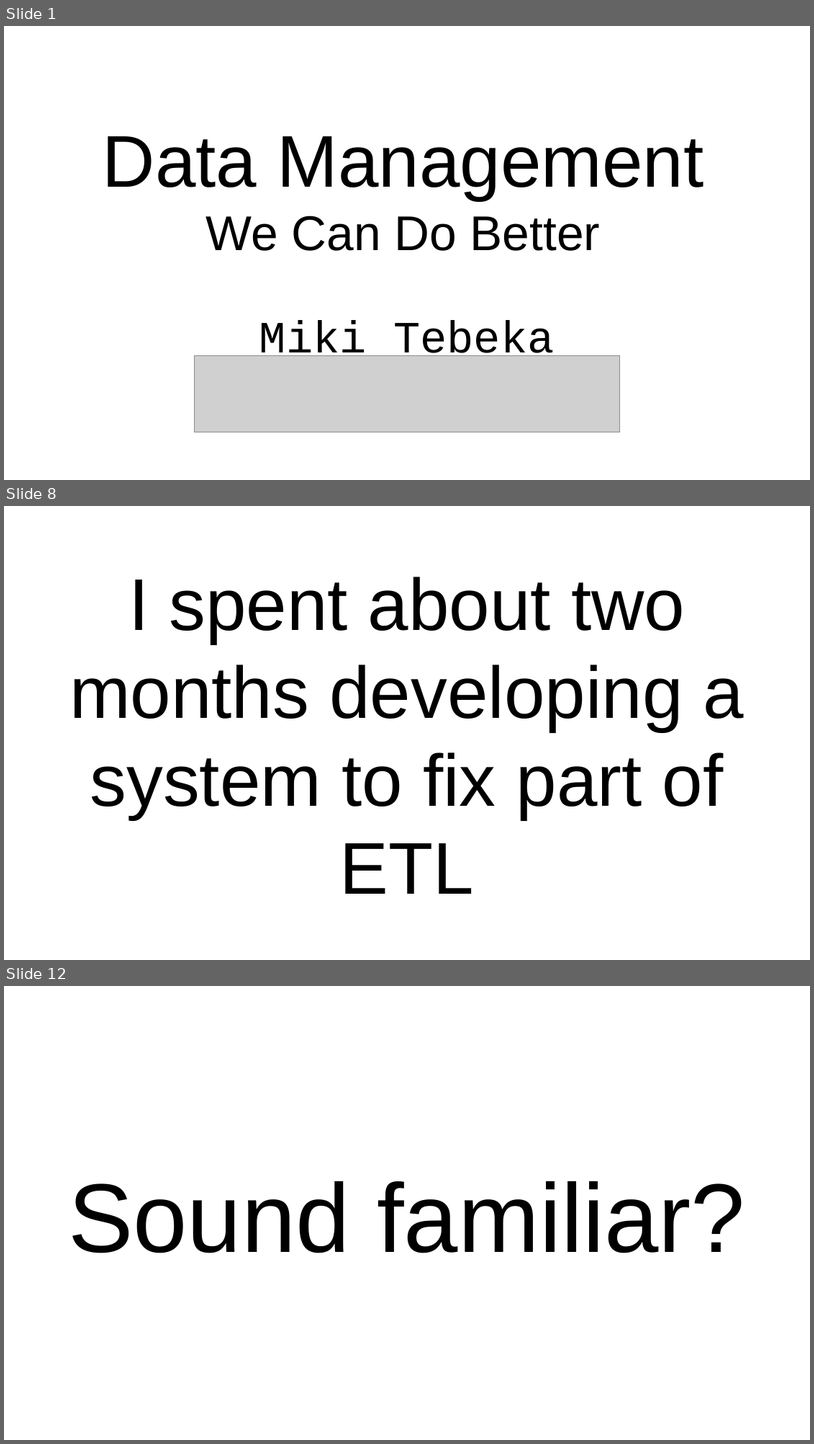
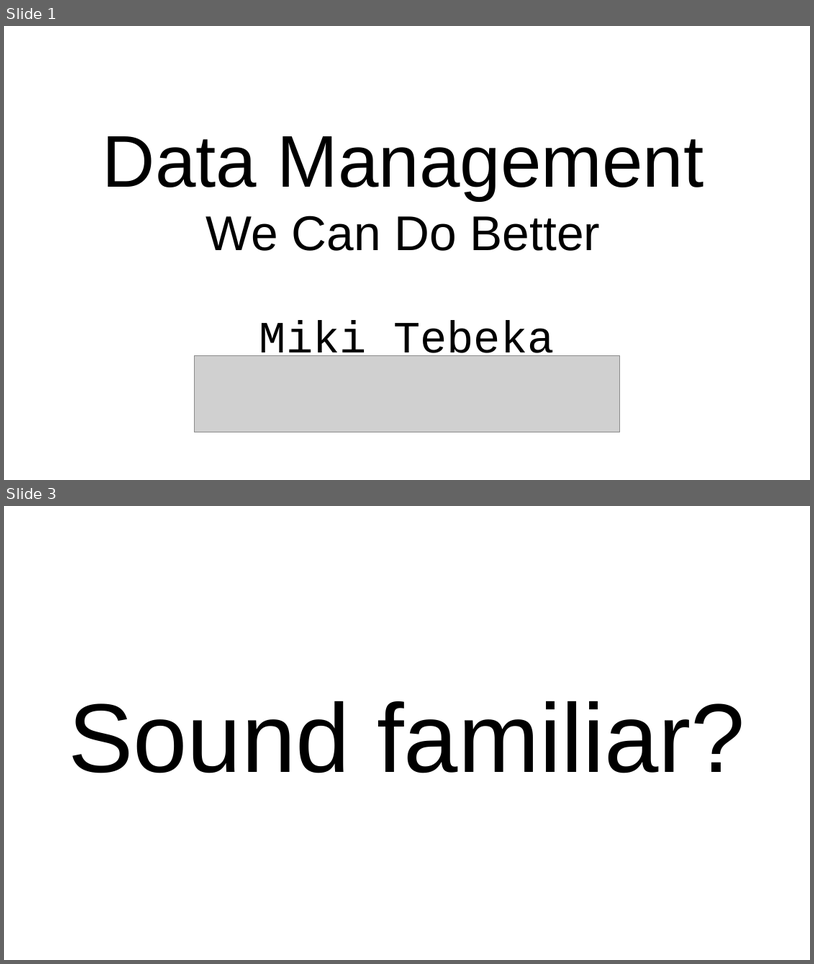
Before and after one commit to tebeka/talks, a slide deck: data-management/data-management.odp. Shown one above the other, each under a label of ours: slides 1, 8 and 12 before the commit, slides 1 and 3 after it; the slides between them are not shown. The pictures are 814x1444 and 814x964 pixels, drawn with LibreOffice and Linux fonts; fonts in the diff are those of the drawing; grey boxes stand for pictures. Boxes give left, top, right and bottom in pixels: in the first picture for what was removed or moved away, otherwise in the second. Text is boxed around its words. In the diff, an @@ line names an element or a change of style, - is before the commit and + after.

```diff
--- a/data-management/data-management.odp
+++ b/data-management/data-management.odp
@@ slide 8 removed at [4,506,810,960], background #FFFFFF @@
@@ title removed at [70,577,744,893] @@
-I spent about two months developing a system to fix part of ETL
@@ what was slide 12 is now slide 3 @@
```
Also in this commit, not shown: 4 slides changed, 2 slides added, 9 other slides removed.
